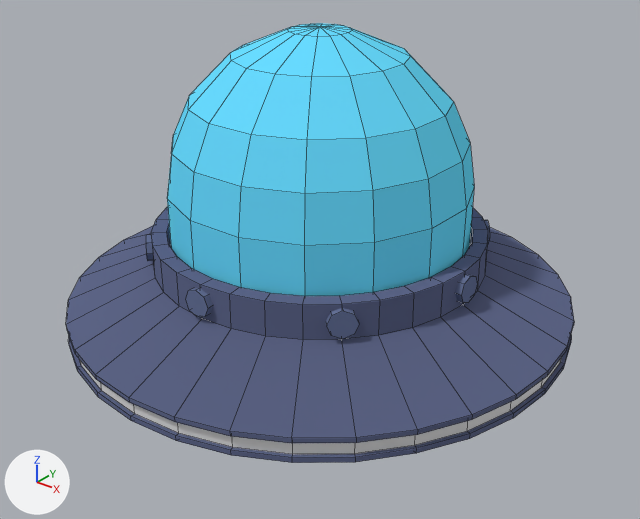
Two versions of the Blender file SourceArt/Ufo.blend, one commit apart.
Before and after are seen from a camera (50 mm lens) standing at (2.32, -2.9, 2.15) and looking at (0.06, -0.07, 0.39). The lights are fixed; the arrows at lower left show +X, +Y and +Z. Mesh edges are drawn as thin lines.
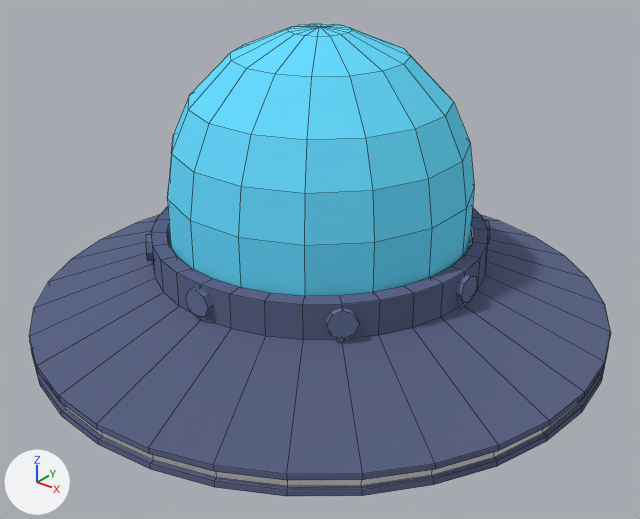
Commit message: updated ufo mesh

What differs and where, as boxes [x1, y1, x2, y2] in the pictures (640 x 519 px; the box of a moved part takes in the faces that stretch with it):
'Cylinder', reshaped (15% wider, 13% taller): before [66, 207, 574, 463]; after [29, 207, 611, 496]
part 1 of me_cylinder, moved or reshaped: before [66, 225, 574, 463]; after [29, 215, 611, 496]

What the commit changed:
me_cylinder is used by ob_cylinder; location (0.0, 0.0, 0.0); scale (0.675, 0.675, 0.675).
me_cylinder had 238 vertices, 210 faces and spanned x -1.72..1.72, y -1.72..0.0, z -0.33..0.78.
me_cylinder now has 238 vertices, 210 faces and spans x -1.95..1.95, y -1.95..0.0, z -0.38..0.78.
me_cylinder part 1: 187 of 238 vertices moved; they spanned x -1.72..1.72, y -1.72..0.0, z -0.33..0.31 and now span x -1.95..1.95, y -1.95..0.0, z -0.38..0.26; mean shift (0.0, -0.08, -0.04); largest move (-1.22, -1.22, 0.28) -> (-1.38, -1.38, 0.22).
